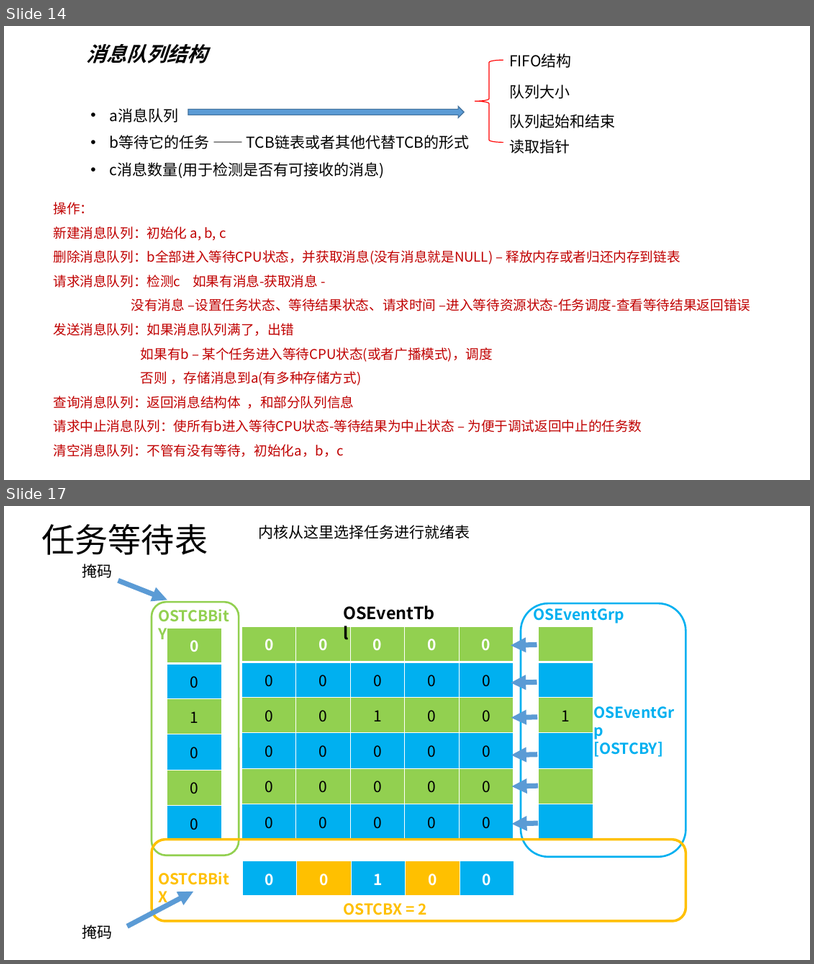
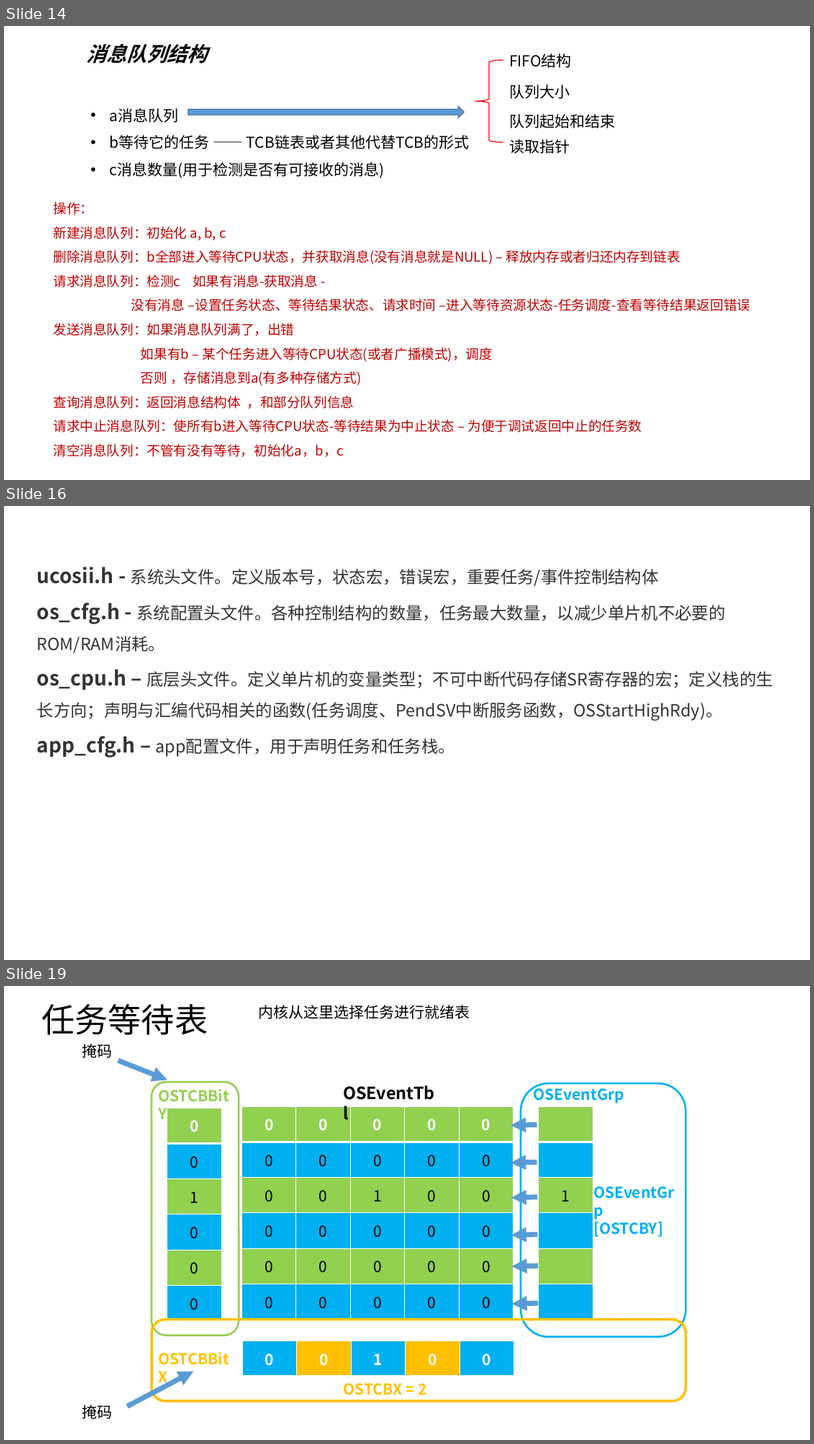
Before and after one commit to linghuix/UcosII-embedded-system, a slide deck: image/1.UCOS分析与深入解读.pptx. Shown one above the other, each under a label of ours: slides 14 and 17 before the commit, slides 14, 16 and 19 after it; the slides between them are not shown. The pictures are 814x964 and 814x1444 pixels, drawn with LibreOffice and Linux fonts; fonts in the diff are those of the drawing. Boxes give left, top, right and bottom in pixels: in the first picture for what was removed or moved away, otherwise in the second. Text is boxed around its words. In the diff, an @@ line names an element or a change of style, - is before the commit and + after.

```diff
--- a/image/1.UCOS分析与深入解读.pptx
+++ b/image/1.UCOS分析与深入解读.pptx
@@ slide 16 added at <box>4,506,810,960</box>, background #FFFFFF @@
@@ text added at <box>37,566,773,757</box>, 20 pt, text #333333 @@
+ucosii.h - 系统头文件。定义版本号，状态宏，错误宏，重要任务/事件控制结构体
+os_cfg.h - 系统配置头文件。各种控制结构的数量，任务最大数量，以减少单片机不必要的ROM/RAM消耗。
+os_cpu.h – 底层头文件。定义单片机的变量类型；不可中断代码存储SR寄存器的宏；定义栈的生长方向；声明与汇编代码相关的函数(任务调度、PendSV中断服务函数，OSStartHighRdy)。
+app_cfg.h – app配置文件，用于声明任务和任务栈。
@@ what was slide 17 is now slide 19 @@
```
Also in this commit, not shown: 5 slides changed, 1 other slide added, 4 other files.
